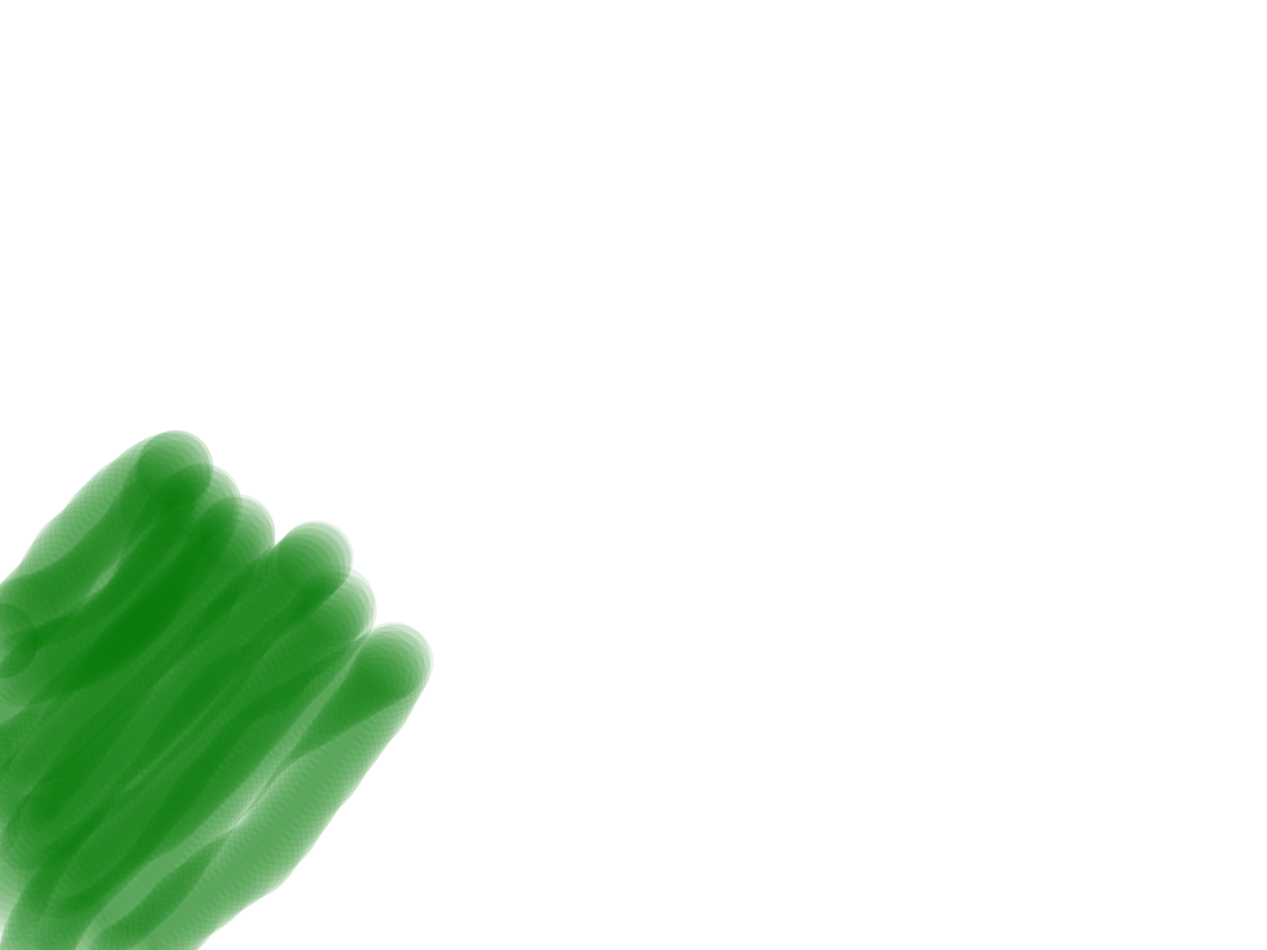
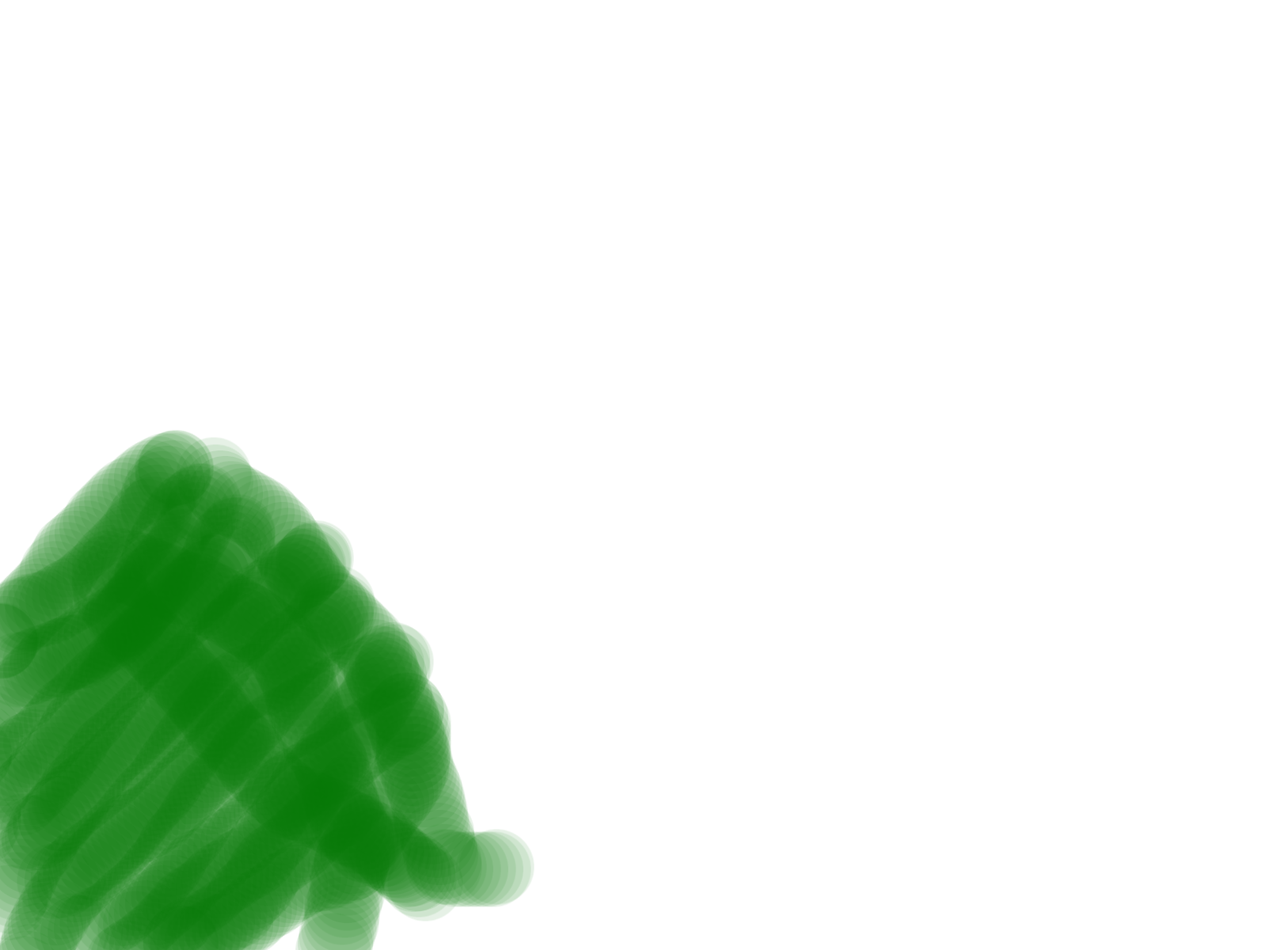
Two versions of the same layered image (1267px x 950px). Layer-by-layer changes:
painted on "Background" over [71, 437, 535, 950]
